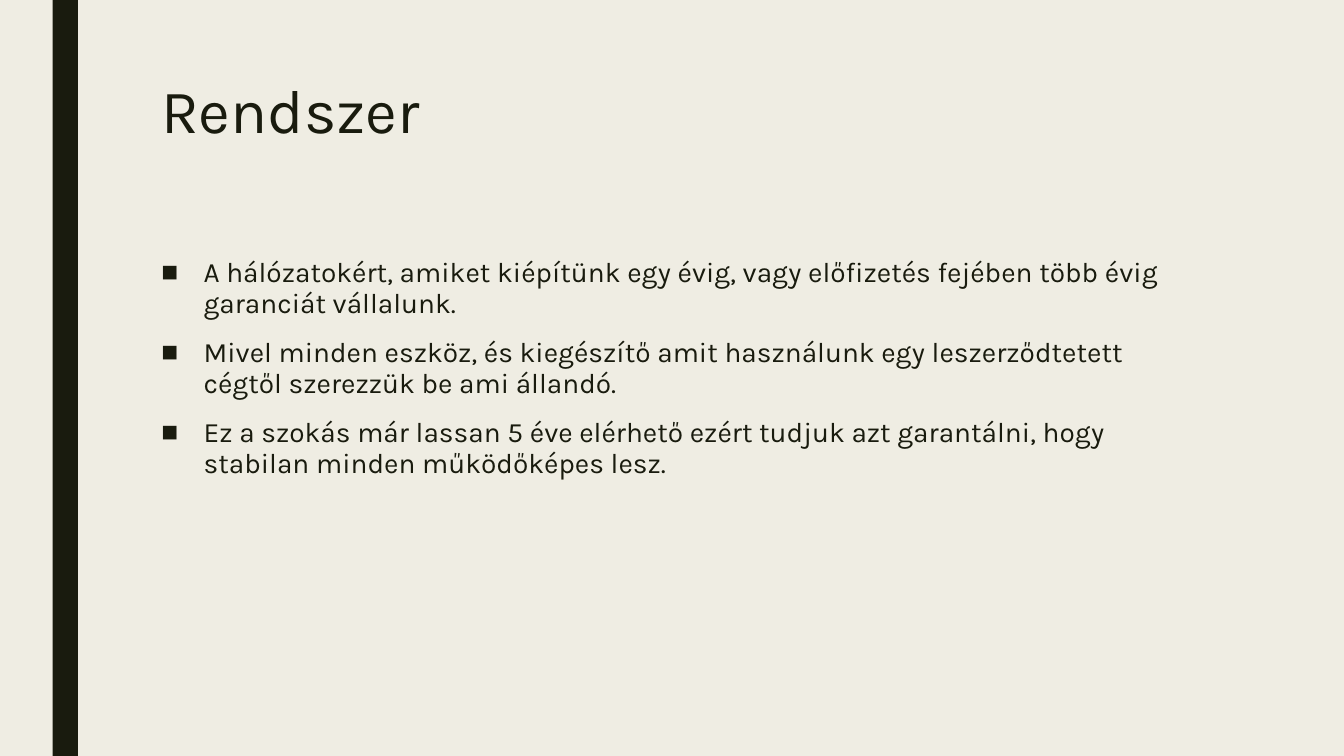
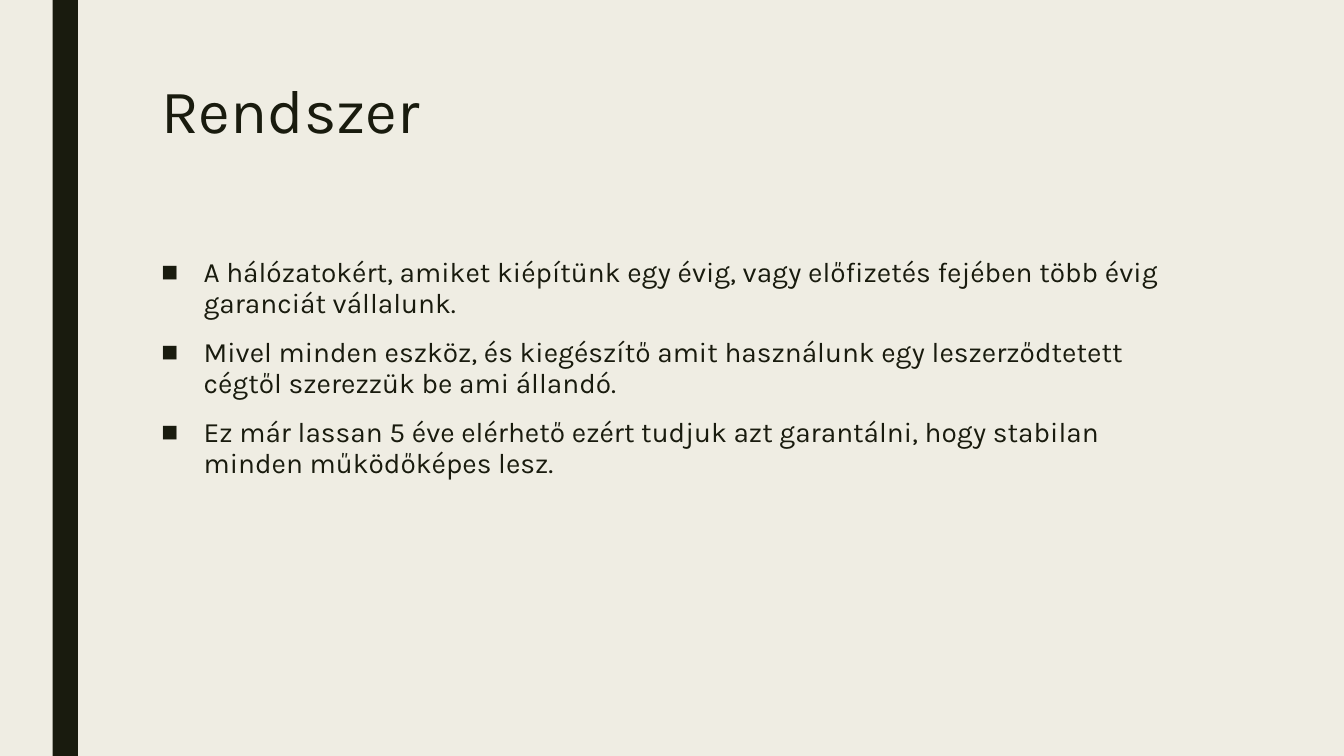
Before and after one commit to HrubosMark/Bobi-KFT, a slide deck: slide 6 of Bobi_Kft.pptx. Drawn at 1344x756 pixels with LibreOffice and Linux fonts; fonts in the diff are those of the drawing. Boxes give left, top, right and bottom in pixels: in the first picture for what was removed or moved away, otherwise in the second. Text is boxed around its words. In the diff, an @@ line names an element or a change of style, - is before the commit and + after.

```diff
--- a/Bobi_Kft.pptx
+++ b/Bobi_Kft.pptx
@@ text at box(204, 420, 1099, 480): text changed @@
-■ Ez a szokás már lassan 5 éve elérhető ezért tudjuk azt garantálni, hogy stabilan minden működőképes lesz.
+■ Ez már lassan 5 éve elérhető ezért tudjuk azt garantálni, hogy stabilan minden működőképes lesz.
```
Also in this commit, not shown: 8 other slides changed, 11 slides added, 1 slide removed.
